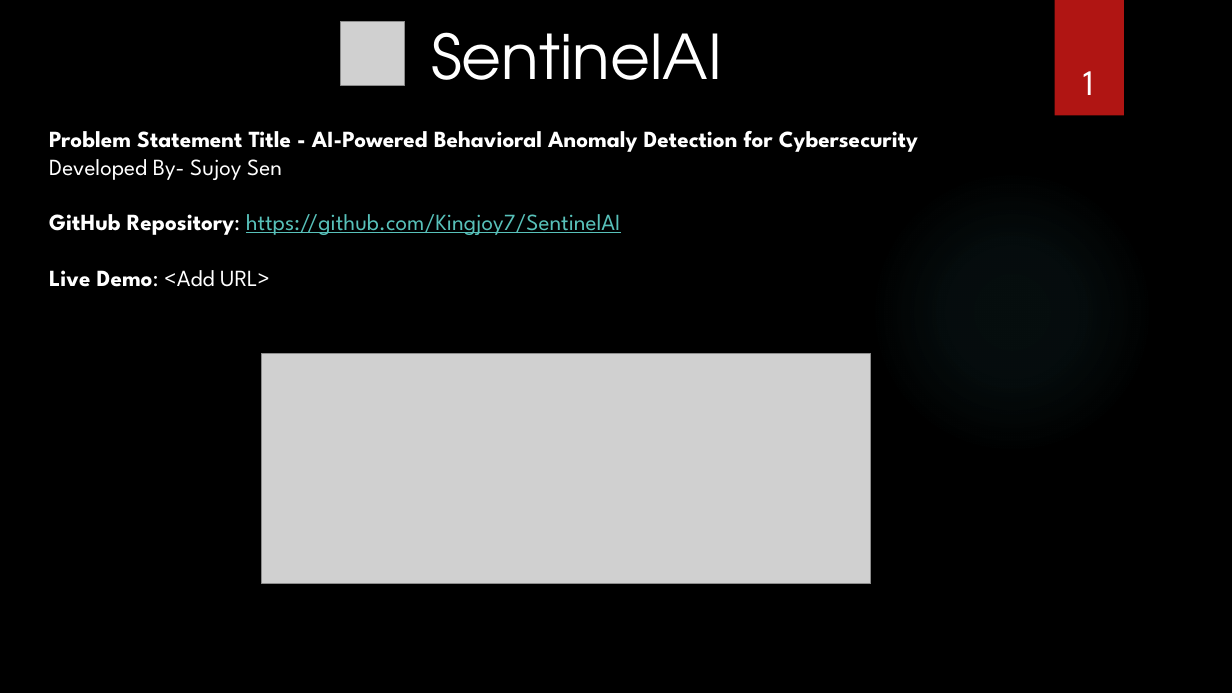
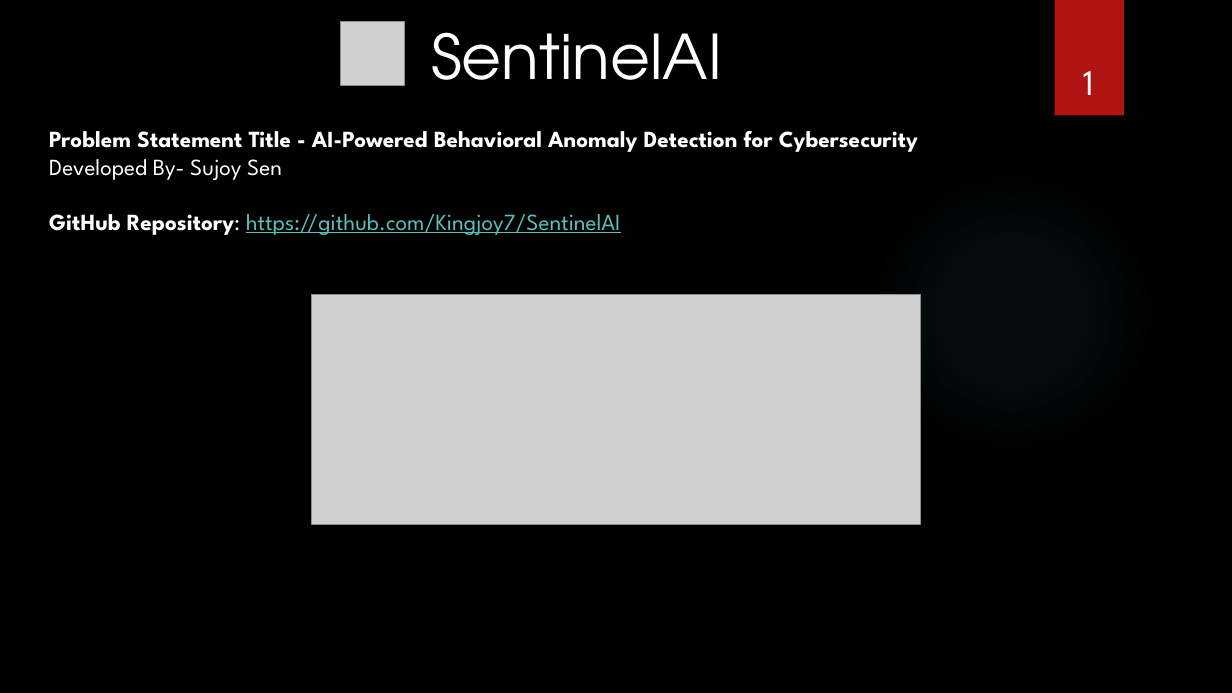
Before and after one commit to Kingjoy7/SentinelAI, a slide deck: slide 1 of docs/SentinelAI_Template_Filled.pptx. Drawn at 1232x693 pixels with LibreOffice and Linux fonts; fonts in the diff are those of the drawing; grey boxes stand for pictures; background and template pictures are left out. Boxes give left, top, right and bottom in pixels: in the first picture for what was removed or moved away, otherwise in the second. Text is boxed around its words. In the diff, an @@ line names an element or a change of style, - is before the commit and + after.

```diff
--- a/docs/SentinelAI_Template_Filled.pptx
+++ b/docs/SentinelAI_Template_Filled.pptx
@@ text at box(49, 270, 270, 287): paragraph removed @@
-Live Demo: <Add URL>
@@ picture: place and size @@
-picture at box(262, 354, 871, 584)
+picture at box(311, 294, 921, 524)
```
Also in this commit, not shown: 2 other files.
